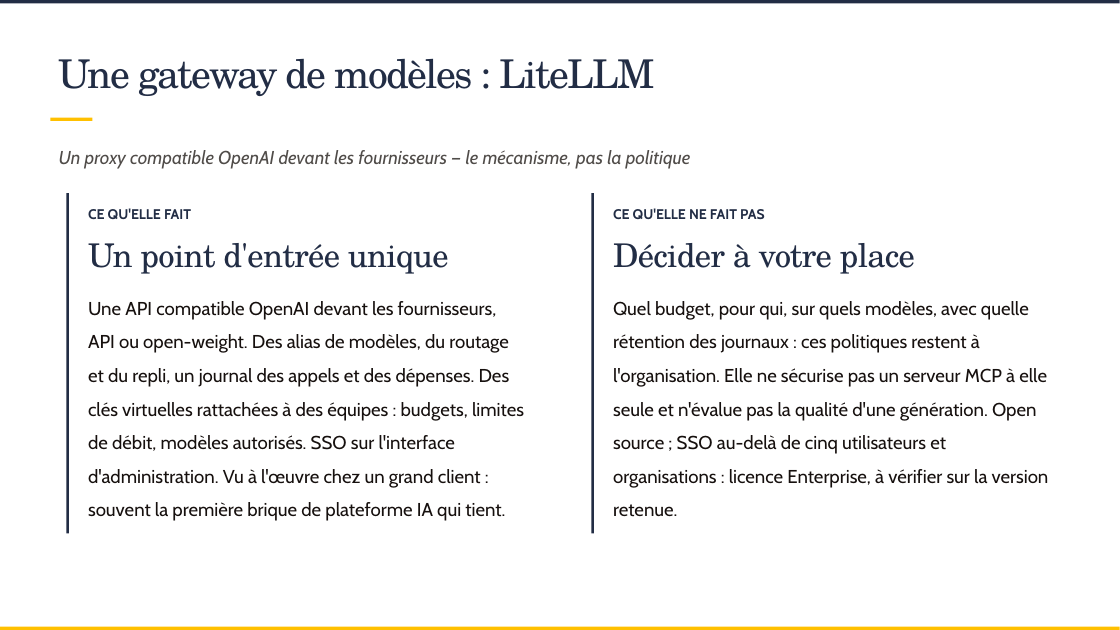
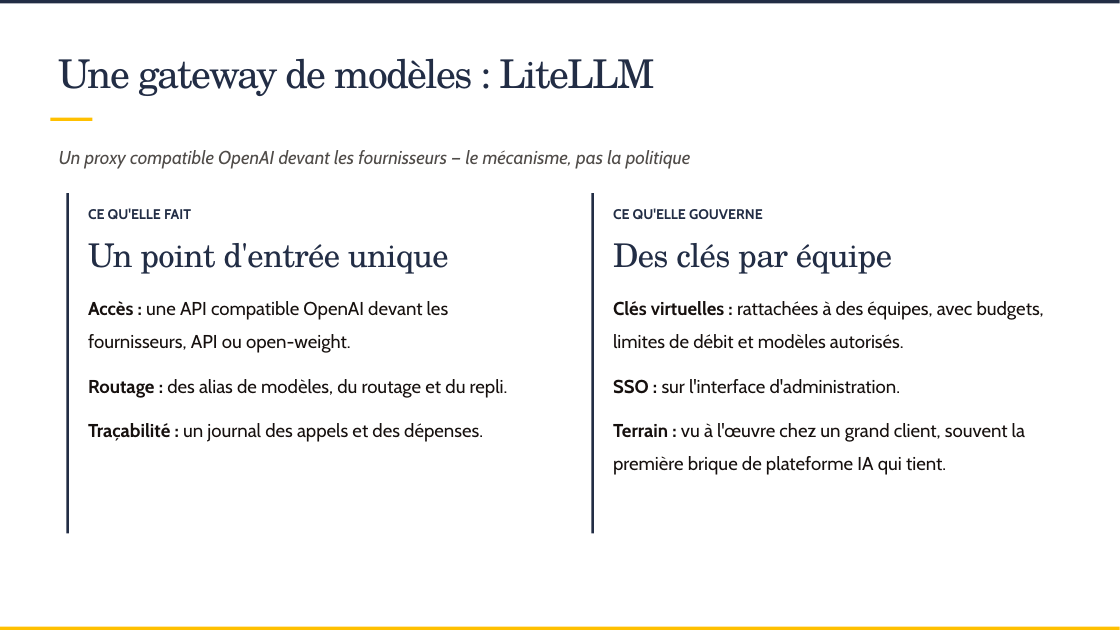
Before and after one commit to SCIAM-FR/formation-ia, a slide deck: slide 64 of slides/Support_formation_SCIAM.pptx (slide 48 before the commit). Drawn at 1120x630 pixels with LibreOffice and Linux fonts; fonts in the diff are those of the drawing; background and template pictures are left out. Boxes give left, top, right and bottom in pixels: in the first picture for what was removed or moved away, otherwise in the second. Text is boxed around its words. In the diff, an @@ line names an element or a change of style, - is before the commit and + after.

```diff
--- a/slides/Support_formation_SCIAM.pptx
+++ b/slides/Support_formation_SCIAM.pptx
@@ text at (613, 208, 763, 219): text changed @@
-CE QU'ELLE NE FAIT PAS
+CE QU'ELLE GOUVERNE
@@ text at (613, 243, 892, 274): text changed @@
-Décider à votre place
+Des clés par équipe
@@ text at (88, 301, 508, 442): text changed @@
-Une API compatible OpenAI devant les fournisseurs, API ou open-weight. Des alias de modèles, du routage et du repli, un journal des appels et des dépenses. Des clés virtuelles rattachées à des équipes : budgets, limites de débit, modèles autorisés. SSO sur l'interface d'administration. Vu à l'œuvre chez un grand client : souvent la première brique de plateforme IA qui tient.
+Accès : une API compatible OpenAI devant les fournisseurs, API ou open-weight.
+Routage : des alias de modèles, du routage et du repli.
+Traçabilité : un journal des appels et des dépenses.
@@ text at (613, 301, 1044, 475): text changed @@
-Quel budget, pour qui, sur quels modèles, avec quelle rétention des journaux : ces politiques restent à l'organisation. Elle ne sécurise pas un serveur MCP à elle seule et n'évalue pas la qualité d'une génération. Open source ; SSO au-delà de cinq utilisateurs et organisations : licence Enterprise, à vérifier sur la version retenue.
+Clés virtuelles : rattachées à des équipes, avec budgets, limites de débit et modèles autorisés.
+SSO : sur l'interface d'administration.
+Terrain : vu à l'œuvre chez un grand client, souvent la première brique de plateforme IA qui tient.
```
Also in this commit, not shown: 21 other slides changed, 18 slides added, 26 other files.
